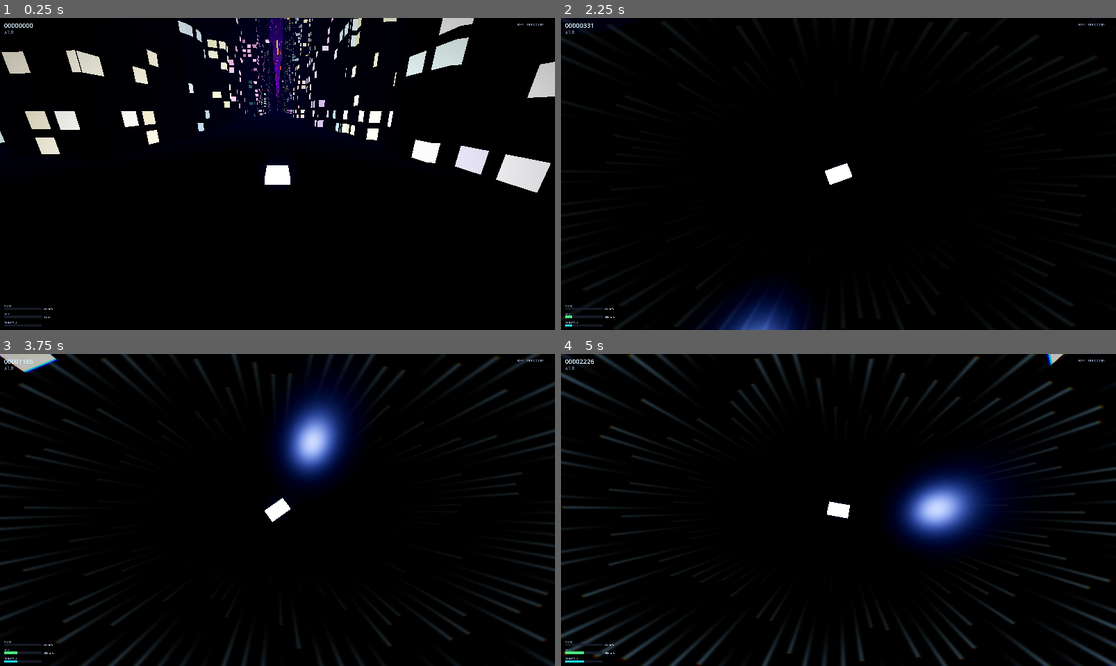
Above: before the commit, frames 1-4 (two rows, left to right).
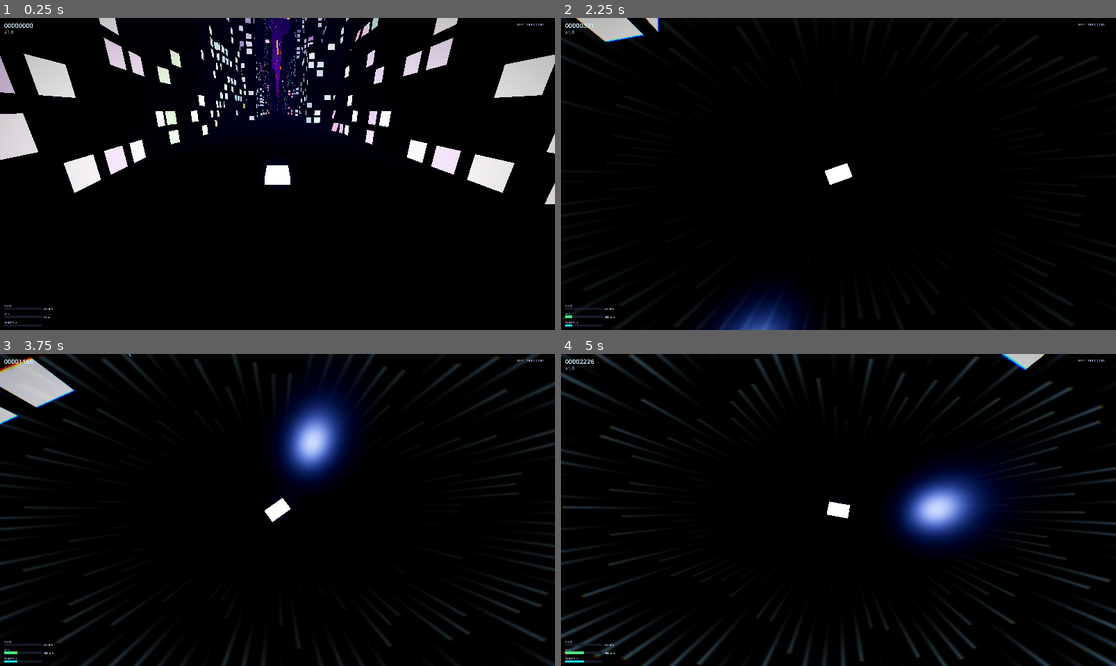
Above: after the commit, the same moments.

Repository: midas44/divepunk
Game: Godot game, scene res://scenes/main/Main.tscn
Two runs of this game, one before a commit and one after it. Both use one fixed random seed, a clock stepped at 60 frames per second and the inputs below.
Inputs (mouse positions are in pixels of both pictures, inside the frame that each line leads up to):
- Up to frame 1 (0.25 s): no input
- Up to frame 2 (2.25 s): move the mouse to (866, 174) at 0.52 s; hold Q (cycle_camera) 0.53-1.28 s; hold Shift (accelerate) from 0.53 s (still down); tap Space at 0.77, 1.52 s; move the mouse to (810, 174) at 1.27 s; tap Ctrl (decelerate) at 1.35 s; move the mouse to (849, 167) at 2.02 s; hold Middle mouse button (rear_view) from 2.03 s (still down)
- Up to frame 3 (3.75 s): keep holding Shift (accelerate); move the mouse to (271, 516) at 2.77 s; release Middle mouse button (rear_view) at 2.78 s; tap X at 2.85 s; tap Space at 3.02 s; move the mouse to (316, 513) at 3.52 s; tap C at 3.6 s
- Up to frame 4 (5 s): keep holding Shift (accelerate); tap Space at 3.77, 4.52 s; move the mouse to (794, 506) at 4.27 s; tap V at 4.35 s

The runs differ from the first frame. In frame 1, 12% of the frame differs, in the area x 0-100%, y 0-60%; in frame 2, 0.7%; in frame 3, 1.6%; in frame 4, 0.3%.

Commit message:
feat(city): much bigger, widely varied building footprints
Towers were too thin (24-104 m footprint at scale 2 -> 3-18:1 slenderness, more
tree than building). Footprints are now significantly larger and vary a lot per
axis, like the heights:

- Per-class footprint bands raised (low/mid/high/mega), and each building draws a
  base size from its band, then an INDEPENDENT aspect roll on X and Z, so towers
  vary in both size and proportion (square / oblong / slab). At scale 2 that's
  ~33-341 m per axis (was 24-104), so a typical mid tower is now ~3:1, not ~10:1.
- Buildings are now anchored by their INNER face and grow OUTWARD from the
  corridor, with columns stepping outward by `column_spacing`. This keeps the
  flyable tube clear at ANY footprint size (verified: nearest face 110 m vs the
  100 m wall) and removes the old centre+jitter placement that could intrude once
  footprints grew. half_x uses the yaw-rotated extent so a corner never creeps in.
- rows_per_chunk 12 -> 8 and column_spacing 42 -> 60 so the bigger blocks have room
  and don't merge into mush; new `edge_margin` exposes the corridor-to-building gap.

Heights / classes / silhouettes unchanged. New "footprint_aspect_min/max" and
"edge_margin" @export knobs. Headless verified: 1,632 instances/80 chunks, shape
mix matches weights, heights 53-1849 m, footprints 33-341 m, corridor clear.

Co-Authored-By: Claude Opus 4.8 (1M context) <noreply@anthropic.com>

Diff:
--- a/scripts/city_chunk.gd
+++ b/scripts/city_chunk.gd
@@ -37,9 +37,10 @@
 @export var corridor_ceiling: float = 1700.0     ## corridor ceiling in metres (set by ChunkManager from [corridor] ceiling)
 
 @export_group("Buildings")
-@export var columns_per_side: int = 3            ## building rows stacked outward from the corridor
-@export var rows_per_chunk: int = 12             ## building slots along the chunk's length, per column
-@export var column_spacing: float = 42.0         ## X gap between building columns (×world_scale); widened for the bigger footprints
+@export var columns_per_side: int = 3            ## building columns stacked outward from the corridor
+@export var rows_per_chunk: int = 8              ## building slots along the chunk's length, per column (÷world_scale)
+@export var column_spacing: float = 60.0         ## X step between columns (×world_scale); columns are anchored by their inner face and step outward
+@export var edge_margin: float = 12.0            ## clear gap (m) kept between the corridor wall and the nearest building face
 @export_range(0.0, 1.0) var fill_chance: float = 0.86   ## per-slot chance of a building (gaps add variety)
 @export_range(0.0, 1.0) var cell_depth_jitter: float = 0.35
 @export var world_scale: float = 1.0   ## set by ChunkManager; >1 enlarges buildings + spacing around the constant-size car (1.0 = original)
@@ -58,10 +59,12 @@
 @export var mid_height: Vector2 = Vector2(80.0, 200.0)
 @export var high_height: Vector2 = Vector2(200.0, 420.0)
 @export var mega_height: Vector2 = Vector2(420.0, 880.0)
-@export var low_footprint: Vector2 = Vector2(14.0, 34.0)
-@export var mid_footprint: Vector2 = Vector2(12.0, 24.0)
-@export var high_footprint: Vector2 = Vector2(13.0, 26.0)
-@export var mega_footprint: Vector2 = Vector2(26.0, 52.0)
+@export var low_footprint: Vector2 = Vector2(22.0, 60.0)
+@export var mid_footprint: Vector2 = Vector2(26.0, 75.0)
+@export var high_footprint: Vector2 = Vector2(32.0, 95.0)
+@export var mega_footprint: Vector2 = Vector2(50.0, 140.0)
+@export var footprint_aspect_min: float = 0.72   ## per-axis spread on the footprint, so towers vary in proportion (square / oblong / slab), not just size
+@export var footprint_aspect_max: float = 1.35
 
 @export_group("Building shapes")
 ## Silhouette mix. Each non-empty shape is one extra MultiMesh per chunk (one draw call), so a 0 weight
@@ -165,23 +168,31 @@
 
 	for side: float in [-1.0, 1.0]:
 		for col: int in columns_per_side:
-			var col_x: float = side * (corridor_half_width + column_spacing * scale * (float(col) + 0.5))
 			for row: int in eff_rows:
 				if rng.randf() > fill_chance:
 					continue   # leave a gap
 				var cls: int = _pick_class(rng, class_total, col)
 				var h_range: Vector2 = _class_height(cls)
 				var f_range: Vector2 = _class_footprint(cls)
-				var fx: float = rng.randf_range(f_range.x, f_range.y) * scale
-				var fz: float = rng.randf_range(f_range.x, f_range.y) * scale
+				# Footprint: a per-building base size from the class range, then an INDEPENDENT aspect roll
+				# on each axis, so towers vary widely in both size and proportion (square / oblong / slab).
+				var fp: float = rng.randf_range(f_range.x, f_range.y)
+				var fx: float = fp * rng.randf_range(footprint_aspect_min, footprint_aspect_max) * scale
+				var fz: float = fp * rng.randf_range(footprint_aspect_min, footprint_aspect_max) * scale
 				var height: float = rng.randf_range(h_range.x, h_range.y)
 				height *= 0.65 + 0.35 * diff        # taller as difficulty ramps
 				height *= 1.0 + 0.12 * float(col)    # outer columns a touch taller
 				height *= scale                      # ...and overall bigger with world_scale
-				var x: float = col_x + rng.randf_range(-3.0, 3.0) * scale
+				var yaw: float = rng.randf_range(-0.12, 0.12)
+				# Anchor each building by its INNER face so it grows OUTWARD from the corridor as it gets
+				# wider — the flyable tube stays clear at ANY footprint. half_x is the rotated footprint's
+				# X half-extent, so the yaw never lets a corner creep inward. Columns step outward by `step`.
+				var step: float = column_spacing * scale
+				var col_inner: float = corridor_half_width + edge_margin + step * float(col)
+				var half_x: float = 0.5 * (absf(fx * cos(yaw)) + absf(fz * sin(yaw)))
+				var x: float = side * (col_inner + half_x + rng.randf_range(0.0, 0.25) * step)
 				var z: float = -(float(row) + 0.5) * row_spacing \
 					+ rng.randf_range(-row_spacing, row_spacing) * cell_depth_jitter
-				var yaw: float = rng.randf_range(-0.12, 0.12)
 				var shape: int = _pick_shape(rng, shape_total)
 				var basis := Basis(Vector3.UP, yaw).scaled(Vector3(fx, height, fz))
 				transforms.append(Transform3D(basis, Vector3(x, height * 0.5, z)))
